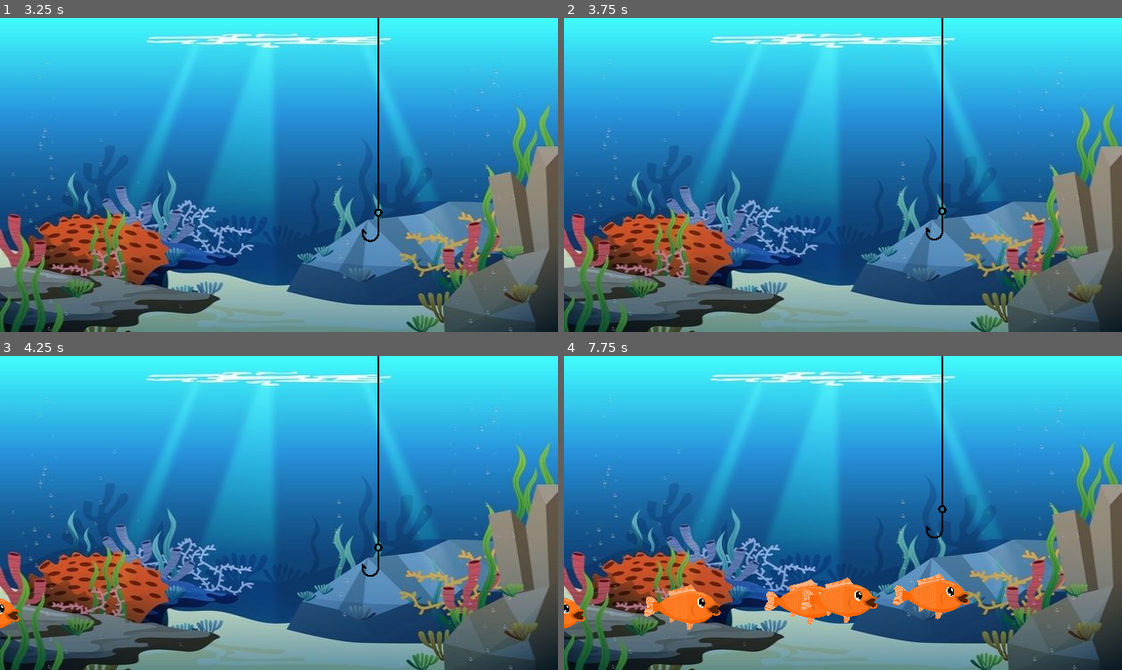
Above: before the commit, frames 1-4 (two rows, left to right).
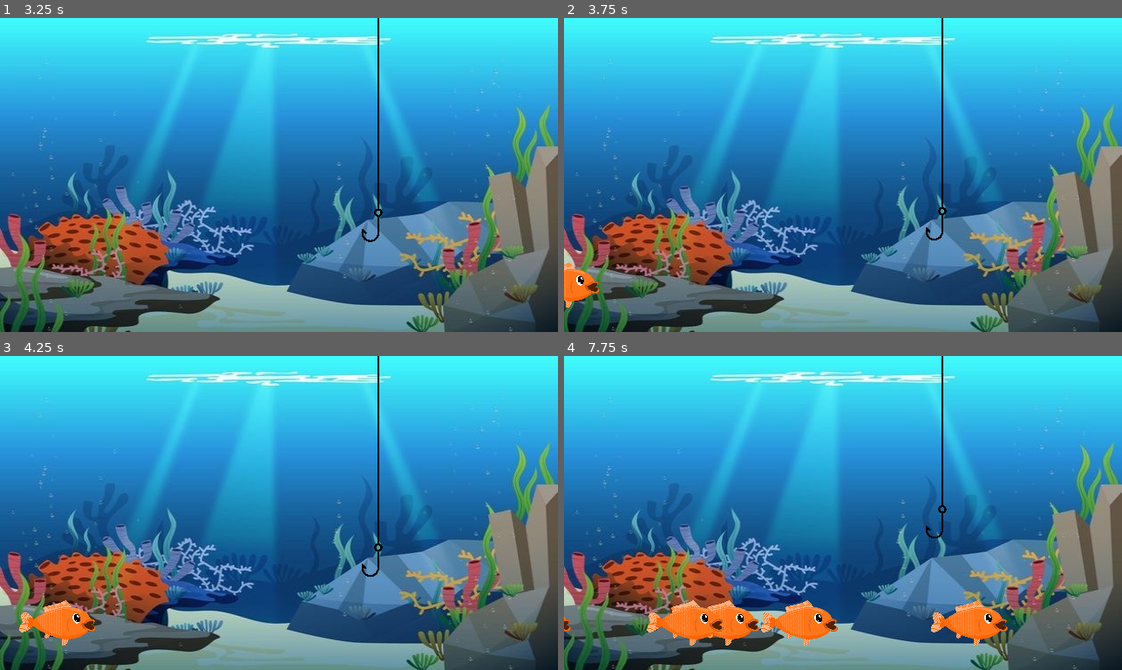
Above: after the commit, the same moments.

Repository: CSI-280-Fish-Game/Fish-Game
Game: Godot game, scene res://Main.tscn
The game is run twice, just before and just after one commit, with the same random seed, the same clock (stepped at 60 frames per second) and the same inputs.
Inputs (mouse positions are in pixels of both pictures, inside the frame that each line leads up to):
- Up to frame 1 (3.25 s): move the mouse to (401, 159) at 0.52 s; tap Enter at 1.25 s; move the mouse to (167, 190) at 1.27 s; move the mouse to (334, 105) at 2.02 s; tap Space at 2.75 s; move the mouse to (251, 237) at 2.77 s
- Up to frame 2 (3.75 s): move the mouse to (1010, 222) at 3.52 s
- Up to frame 3 (4.25 s): no input
- Up to frame 4 (7.75 s): move the mouse to (675, 465) at 4.27 s; move the mouse to (870, 513) at 5.02 s; move the mouse to (759, 434) at 5.77 s; move the mouse to (965, 497) at 6.52 s; move the mouse to (731, 528) at 7.27 s

Frame 1 is identical in both runs. In frame 2, 0.6% of the frame differs, in the area x 0-7%, y 77-93%; in frame 3, 1.3%; in frame 4, 6.9%, in the area x 0-80%, y 69-93%.

Commit message:
attempt at fixing mob path - it didn't work
I tried fixing the Path2D to actually have the fish follow different paths. I'm not sure why but no matter how I edit the current path, the fish continue to only go on a straight line.

Diff:
--- a/Fishing Game - Godot/Main.gd
+++ b/Fishing Game - Godot/Main.gd
@@ -4,56 +4,28 @@
 export var mob_scene: PackedScene
 var score
 
-
 # Called when the node enters the scene tree for the first time.
 func _ready():
 	new_game()
 
 func new_game():
-	# $Player.start($StartPosition.position)
 	$StartTimer.start()
 
 func _on_MobTimer_timeout():
 	# Create a new instance of the Mob scene.
 	var mob = mob_scene.instance()
+	var mob_spawn_location = get_node("MobPath/MobSpawnLocation")
 
-	# Choose a random location on Path2D.
-	var path_node = randi()%5+1
-	var mob_spawn_location
-	if path_node == 1:
-		mob_spawn_location = get_node("MobPath/MobSpawnLocation")
-		mob_spawn_location.offset = randf()
-	elif path_node == 2:
-		mob_spawn_location = get_node("MobPath2/MobSpawnLocation")
-		mob_spawn_location.offset = randf()
-	elif path_node == 3:
-		mob_spawn_location = get_node("MobPath3/MobSpawnLocation")
-		mob_spawn_location.offset = randf()
-	elif path_node == 4:
-		mob_spawn_location = get_node("MobPath4/MobSpawnLocation")
-		mob_spawn_location.offset = randf()
-	else:
-		mob_spawn_location = get_node("MobPath5/MobSpawnLocation")
-		mob_spawn_location.offset = randf()
-
-	# Set the mob's direction perpendicular to the path direction.
-	# var direction = mob_spawn_location.rotation + PI / 2
-
-	# Set the mob's position to a random location.
+	# Set the mob's position to the spawn location.
 	mob.position = mob_spawn_location.position
-
-	# Add some randomness to the direction.
-	#direction += rand_range(-PI / 4, PI / 4)
-	#direction -= 1000
-
+	print("Here I am!")
 
 	# Choose the velocity for the mob.
-	var velocity = Vector2(rand_range(125.0, 225.0), 0.0)
-	mob.linear_velocity = velocity.rotated(245)
+	var velocity = Vector2(rand_range(125.0, 200.0), 0.0)
+	mob.linear_velocity = velocity
 
 	# Spawn the mob by adding it to the Main scene.
 	add_child(mob)
 
-
 func _on_StartTimer_timeout():
 	$MobTimer.start()
--- a/Fishing Game - Godot/Main.tscn
+++ b/Fishing Game - Godot/Main.tscn
@@ -7,7 +7,7 @@
 
 [sub_resource type="Curve2D" id=1]
 _data = {
-"points": PoolVector2Array( 0, 0, 0, 0, -272, 306.145, 0, 0, 0, 0, -272, 306.145, 0, 0, 0, 0, -272, 306.145, 0, 0, 0, 0, -272, 306.145, 0, 0, 0, 0, -272, 306.145, 0, 0, 0, 0, 2992, 306.145, 0, 0, 0, 0, -272, 306.145 )
+"points": PoolVector2Array( 0, 0, 0, 0, -272, 306.145, 0, 0, 0, 0, -272, 306.145, 0, 0, 0, 0, -272, 306.145, 0, 0, 0, 0, -272, 306.145, 0, 0, 0, 0, -272, 306.145, 0, 0, 0, 0, 2992, 306.145, 0, 0, 0, 0, -272, 306.145, 0, 0, 0, 0, 1712, 498.579, 0, 0, 0, 0, 1168, 183.687, 0, 0, 0, 0, 688, 708.506 )
 }
 
 [node name="Main" type="Node"]
@@ -37,38 +37,6 @@
 [node name="MobSpawnLocation" type="PathFollow2D" parent="MobPath"]
 position = Vector2( -272, 306.145 )
 
-[node name="MobPath2" type="Path2D" parent="."]
-position = Vector2( 8, -24 )
-scale = Vector2( 0.25, 0.4573 )
-curve = SubResource( 1 )
-
-[node name="MobSpawnLocation" type="PathFollow2D" parent="MobPath2"]
-position = Vector2( -272, 306.145 )
-
-[node name="MobPath3" type="Path2D" parent="."]
-position = Vector2( 8, -48 )
-scale = Vector2( 0.25, 0.4573 )
-curve = SubResource( 1 )
-
-[node name="MobSpawnLocation" type="PathFollow2D" parent="MobPath3"]
-position = Vector2( -272, 306.145 )
-
-[node name="MobPath4" type="Path2D" parent="."]
-position = Vector2( 0, 24 )
-scale = Vector2( 0.25, 0.4573 )
-curve = SubResource( 1 )
-
-[node name="MobSpawnLocation" type="PathFollow2D" parent="MobPath4"]
-position = Vector2( -272, 306.145 )
-
-[node name="MobPath5" type="Path2D" parent="."]
-position = Vector2( 8, -72 )
-scale = Vector2( 0.25, 0.4573 )
-curve = SubResource( 1 )
-
-[node name="MobSpawnLocation" type="PathFollow2D" parent="MobPath5"]
-position = Vector2( -272, 306.145 )
-
 [node name="StartTimer" type="Timer" parent="."]
 
 [connection signal="timeout" from="MobTimer" to="." method="_on_MobTimer_timeout"]
